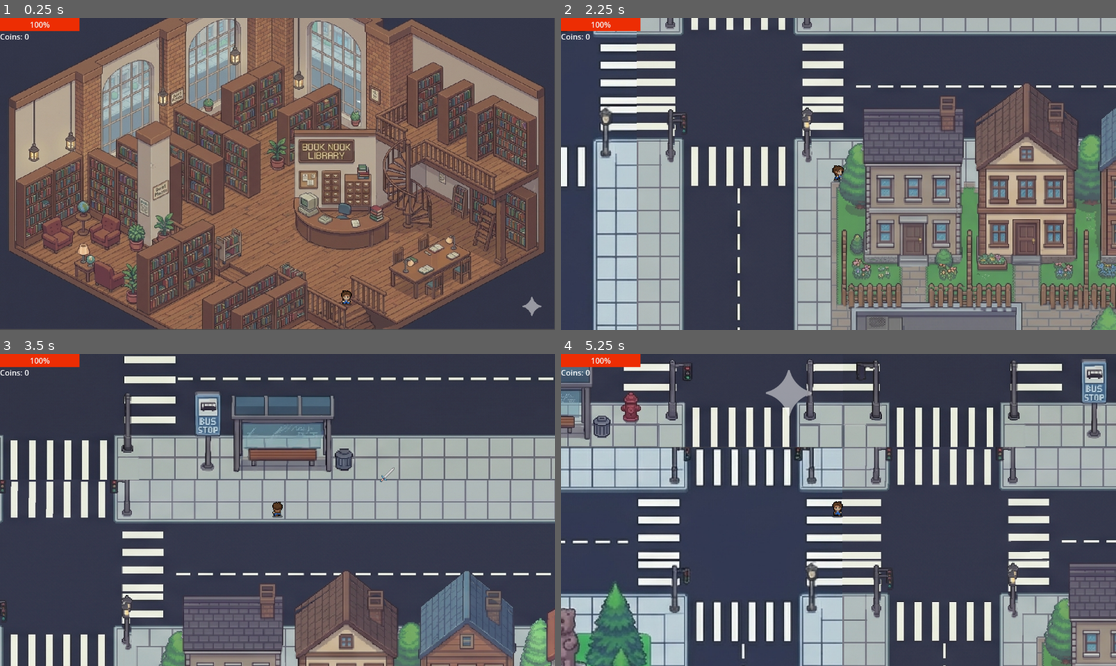
Above: before the commit, frames 1-4 (two rows, left to right).
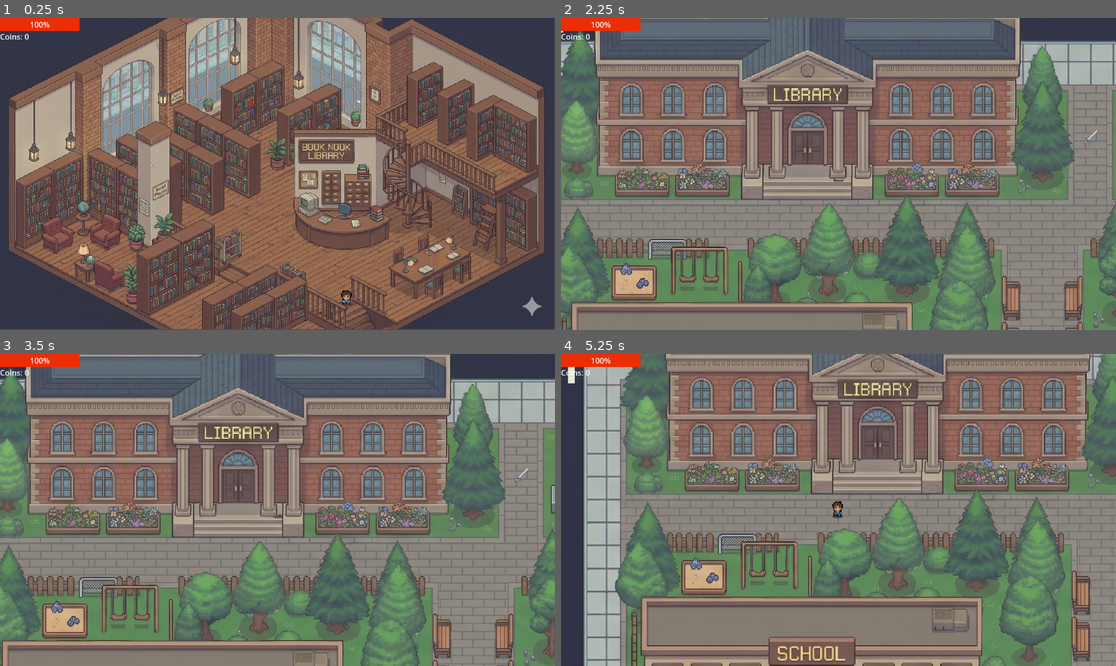
Above: after the commit, the same moments.

Repository: ivachqq/Nyctophobia
Game: Godot game, scene res://scene/libery.tscn
Same seed, same stepped clock (60 frames per second), same inputs: the game is played once before the commit and once after it. This scene is started directly instead of the project's main scene.
Inputs (mouse positions are in pixels of both pictures, inside the frame that each line leads up to):
- Up to frame 1 (0.25 s): no input
- Up to frame 2 (2.25 s): tap Enter at 0.5, 2 s; move the mouse to (960, 158) at 0.52 s; press the mouse at (960, 158) at 0.53 s; hold D (right) 0.53-1.28 s; tap Space at 1.25 s; move the mouse to (727, 189) at 1.27 s; release the mouse at (727, 189) at 1.28 s; hold S (down) 1.28-2.03 s; click (727, 189) at 1.35 s; move the mouse to (894, 105) at 2.02 s; press the mouse at (894, 105) at 2.03 s; hold D (right) from 2.03 s (still down)
- Up to frame 3 (3.5 s): move the mouse to (249, 572) at 2.77 s; release D (right) at 2.78 s; release the mouse at (249, 572) at 2.78 s; hold W (up) from 2.78 s (still down); click (249, 572) at 2.85 s
- Up to frame 4 (5.25 s): move the mouse to (1005, 556) at 3.52 s; release W (up) at 3.53 s; press the mouse at (1005, 556) at 3.53 s; hold A (left) 3.53-5.03 s; move the mouse to (672, 463) at 4.27 s; release the mouse at (672, 463) at 4.28 s; click (672, 463) at 4.35 s; move the mouse to (866, 510) at 5.02 s; press the mouse at (866, 510) at 5.03 s; hold S (down) from 5.03 s (still down)

The runs differ from the first frame. In frame 1, less than 0.1% of the frame differs, in the area x 44-46%, y 25-29%; in frame 2, 89%; in frame 3, 93%; in frame 4, 95%, in the area x 0-100%, y 0-100%.

Commit message:
add

Diff:
--- a/global.gd
+++ b/global.gd
@@ -4,3 +4,5 @@
 var has_sword: bool = false
 var current_health: int = 3
 var target_door_name: String = ""
+var has_book: bool = false
+var talked: int = 0
--- a/scene/level_1.tscn
+++ b/scene/level_1.tscn
@@ -8,10 +8,13 @@
 [ext_resource type="PackedScene" uid="uid://cscn3h4abvnem" path="res://script/mob1.tscn" id="5_1gcq6"]
 [ext_resource type="Texture2D" uid="uid://bikno24rs11a6" path="res://animation/parkBack.png" id="6_lsoxn"]
 [ext_resource type="Texture2D" uid="uid://codv854eufjrx" path="res://animation/Gemini_Generated_Image_bmyl5bmyl5bmyl5b.png" id="6_x17xt"]
+[ext_resource type="Script" uid="uid://3l6sqgp64th7" path="res://scene/shake_camera.gd" id="7_tlh70"]
 [ext_resource type="Texture2D" uid="uid://cu8hrpgrl4utj" path="res://animation/Gemini_Generated_Image_mkdpwsmkdpwsmkdp.png" id="9_c1764"]
 [ext_resource type="Texture2D" uid="uid://45yma08kx83i" path="res://animation/backscool20.png" id="10_ri5j0"]
 [ext_resource type="Texture2D" uid="uid://xirg7qp21erf" path="res://animation/Gemini_Generated_Image_526cnn526cnn526c-edited-free (carve.photos).png" id="11_1gcq6"]
 [ext_resource type="PackedScene" uid="uid://dqii8jfppc3le" path="res://scene/weapon.tscn" id="12_a2j0k"]
+[ext_resource type="Script" uid="uid://prns8lw4qgs6" path="res://scene/mob_spawner.gd" id="13_i3j6g"]
+[ext_resource type="Script" uid="uid://c50c1fpb8rfne" path="res://scene/sword_randomizer.gd" id="15_hs4ge"]
 
 [node name="level_1" type="Node2D" unique_id=1515671889]
 position = Vector2(40, -3)
@@ -41,7 +44,6 @@
 position = Vector2(1473, -69)
 
 [node name="MobHealthBar" parent="mob" index="4" unique_id=208786265]
-top_level = false
 offset_left = -41.0
 offset_top = -33.0
 offset_right = 45.0
@@ -56,6 +58,7 @@
 limit_top = -1539
 limit_right = 2760
 limit_bottom = 1526
+script = ExtResource("7_tlh70")
 
 [node name="ParkBack" type="Sprite2D" parent="." unique_id=1742769747]
 position = Vector2(-1407.4999, 771.49994)
@@ -84,7 +87,7 @@
 
 [node name="portalLiberry" parent="." unique_id=929862773 instance=ExtResource("2_rpurj")]
 position = Vector2(893, -1018)
-target_level_path = ""
+target_level_path = "uid://dqd7s1jqu1bq6"
 
 [node name="portalLiberry2" parent="." unique_id=887859018 instance=ExtResource("2_rpurj")]
 position = Vector2(893, -1018)
@@ -568,11 +571,40 @@
 [node name="CollisionPolygon2D160" type="CollisionPolygon2D" parent="CollisionShape2D" unique_id=30719045]
 polygon = PackedVector2Array(2719, -1535, 2720, 1537, -2784, 1538, -2784, -1536, 2705, -1534, 2704, -1541, -2863, -1568, -2970, 1728, 3002, 1675, 2913, -1737, 2718, -1542)
 
-[node name="Area2D" parent="." unique_id=1255259538 instance=ExtResource("12_a2j0k")]
+[node name="SwordItem" parent="." unique_id=1255259538 instance=ExtResource("12_a2j0k")]
 position = Vector2(862, -9)
 
 [node name="SpawnFromBase" type="Marker2D" parent="." unique_id=71132853]
 position = Vector2(2164, -400)
 
+[node name="MobSpawner" type="Node2D" parent="." unique_id=1779725744]
+script = ExtResource("13_i3j6g")
+mob_scene = ExtResource("5_1gcq6")
+
+[node name="SpawnTimer" type="Timer" parent="MobSpawner" unique_id=1499888261]
+wait_time = 2.0
+autostart = true
+
+[node name="SpawnFromLibery" type="Marker2D" parent="." unique_id=893050885]
+position = Vector2(909, -955)
+
+[node name="SwordSpawnPoints" type="Node2D" parent="." unique_id=1401103431]
+script = ExtResource("15_hs4ge")
+
+[node name="Marker2D" type="Marker2D" parent="SwordSpawnPoints" unique_id=1901270357]
+position = Vector2(541, 1060)
+
+[node name="Marker2D2" type="Marker2D" parent="SwordSpawnPoints" unique_id=426347311]
+position = Vector2(1680, 1008)
+
+[node name="Marker2D3" type="Marker2D" parent="SwordSpawnPoints" unique_id=2086463792]
+position = Vector2(1493, -1032)
+
+[node name="Marker2D4" type="Marker2D" parent="SwordSpawnPoints" unique_id=30330644]
+position = Vector2(-2012, -846)
+
+[node name="Marker2D5" type="Marker2D" parent="SwordSpawnPoints" unique_id=1056640848]
+position = Vector2(-2013, 726)
+
 [editable path="mob"]
 [editable path="player"]
--- a/scene/libery.tscn
+++ b/scene/libery.tscn
@@ -4,6 +4,8 @@
 [ext_resource type="PackedScene" uid="uid://dp07sl4gefcbx" path="res://scene/player.tscn" id="2_2ya1j"]
 [ext_resource type="PackedScene" uid="uid://vvfctpqo65av" path="res://scene/portal.tscn" id="3_avwpl"]
 [ext_resource type="Texture2D" uid="uid://u17wlmsdwigd" path="res://animation/liberybackk.png" id="4_2ya1j"]
+[ext_resource type="Texture2D" uid="uid://crgj0d5b5rire" path="res://animation/book.png" id="5_avwpl"]
+[ext_resource type="PackedScene" uid="uid://bmll184rsv0f0" path="res://scene/quest_item.tscn" id="6_sthxy"]
 
 [node name="libery" type="Node2D" unique_id=83393765]
 
@@ -17,6 +19,7 @@
 
 [node name="portal" parent="." unique_id=413137148 instance=ExtResource("3_avwpl")]
 position = Vector2(753, 610)
+target_door_name = "SpawnFromLibery"
 
 [node name="Liberybackk" type="Sprite2D" parent="." unique_id=370370054]
 position = Vector2(575.49994, 323.00003)
@@ -57,3 +60,20 @@
 
 [node name="CollisionPolygon2D11" type="CollisionPolygon2D" parent="CollisionShape2D" unique_id=2001552665]
 polygon = PackedVector2Array(616, 361, 612, 303, 765, 273, 780, 288, 621, 371, 650, 378, 653, 366, 773, 360, 780, 359, 778, 367, 656, 377, 653, 380, 649, 380, 644, 380, 636, 379, 628, 378, 619, 376, 614, 375, 615, 361)
+
+[node name="Book" type="Sprite2D" parent="CollisionShape2D" unique_id=346794363]
+visible = false
+position = Vector2(550, 200.5)
+scale = Vector2(0.038999997, 0.0385)
+texture = ExtResource("5_avwpl")
+
+[node name="QuestItem" parent="." unique_id=1649086472 instance=ExtResource("6_sthxy")]
+
+[node name="Sprite2D" parent="QuestItem" index="0" unique_id=245574874]
+position = Vector2(551, 202)
+scale = Vector2(0.04, 0.04)
+
+[node name="CollisionShape2D" parent="QuestItem" index="1" unique_id=1102266922]
+position = Vector2(521, 180)
+
+[editable path="QuestItem"]
--- /dev/null
+++ b/scene/mob_spawner.gd
@@ -0,0 +1,31 @@
+extends Node2D
+
+@export var mob_scene: PackedScene
+@export var max_mobs: int = 10
+@onready var spawn_timer: Timer = $SpawnTimer
+func _ready() -> void:
+	spawn_timer.timeout.connect(_on_spawn_timer_timeout)
+	spawn_mobs_if_needed()
+
+func _on_spawn_timer_timeout() -> void:
+	spawn_mobs_if_needed()
+
+func spawn_mobs_if_needed():
+	var current_mobs = get_tree().get_nodes_in_group("mobs").size()
+	while current_mobs < max_mobs:
+		spawn_single_mob()
+		current_mobs += 1
+
+func spawn_single_mob():
+	if not mob_scene: return
+	var mob = mob_scene.instantiate()
+	mob.add_to_group("mobs")
+	mob.global_position = get_spawn_position()
+
+	get_parent().call_deferred("add_child", mob)
+
+func get_spawn_position() -> Vector2:
+	var markers: Array = []
+
+	var random_offset = Vector2(randf_range(-2700, 1500), randf_range(-500, 500))
+	return global_position + random_offset
--- a/scene/nps.gd
+++ b/scene/nps.gd
@@ -1,11 +1,13 @@
 extends Area2D
 
 var has_talked = false
-
+var coins = 0
+var talked = 0
 func _on_body_entered(body: Node2D) -> void:
 
 	if body.name.to_lower() == "player":
-		if not has_talked:
+		print(coins)
+		if (Global.coins < 5) and ((Global.talked == 0) or(Global.talked == 1)):
 			var story = [
 				"Привет! Ого, как ты тут оказался?
 				Редко кто заходит а наш город
@@ -17,19 +19,65 @@
 				"В нашем городе где-то лежит мечь,
 				с ним ты сможешь атаковать врагов",
 				"А с врагов падают монеты",
-				"Собери 20 монет,
-				тогда может я помогу тебе"
+				"Собери 5 монет,
+				тогда я помогу тебе",
+				"но учти, после смерти,ты потеряешь все:
+				и мечь и монеты, будь акуратен",
+				"мечь появляется каждый раз в новых местах",
+				"подсказка: атаковать ЛКМ"
+			]
+			Global.talked = 1
+			body.start_dialogue(story)
+
+		if (Global.coins >=5 and Global.talked == 1):
+			var story = [
+				"Уже собрал???",
+				"Хорошо, Сейчас скажу где находится первая деталь,
+				необходимая для твоего спасения",
+				"Найди справочник по нашему городу",
+				"Подсказка: это ярко красная книга",
 			]
 			body.start_dialogue(story)
-			has_talked = true
-		else:
+			body.coins = 0
+			body.update_ui()
+			Global.talked = 2
+
+		if Global.talked == 2 and Global.has_book == false:
 			var story = [
-				"Уже собрал???",
-				"Хорошо, но есть еще одна просьба",
-				"Найди в библиотеке справочник по мобам",
-				"Он будет отличаться от остальных книг"
+				"Напоминаю нужна книга",
+				"Красная",
 			]
 			body.start_dialogue(story)
+
+
+		if (Global.talked == 2) and (Global.has_book == true):
+			var story = [
+				"Молодец у тебя теперь есть первая деталь,
+				необходимая для твоего спасения",
+				"Но то, где находится следующая, я скажу тебе
+				за 5 монет",
+				"Поэтому в путь",
+			]
+			Global.talked = 3
+			body.start_dialogue(story)
+
+
+
+		if (Global.talked == 3) and (Global.coins <5):
+			var story = [
+				"5 монет надо",
+			]
+			body.start_dialogue(story)
+
+		if (Global.talked == 3) and (Global.coins <=5):
+			var story = [
+				"о молодец, следующая деталь это цветок, найти его",
+				"подсказка: он ярко фиолетовый"
+			]
+			body.start_dialogue(story)
+			body.coins = 0
+			body.update_ui()
+
 
 func _on_body_exited(body: Node2D) -> void:
 	if body.name.to_lower() == "player":
--- a/scene/player.tscn
+++ b/scene/player.tscn
@@ -3,6 +3,7 @@
 [ext_resource type="Script" uid="uid://dyinut40ngu8w" path="res://script/player.gd" id="1_hjaqi"]
 [ext_resource type="Texture2D" uid="uid://ctw6bsy1u33ua" path="res://animation/player.png" id="2_fvtld"]
 [ext_resource type="Texture2D" uid="uid://btal3nv8bma4d" path="res://animation/weapon03longsword.png" id="3_fvtld"]
+[ext_resource type="Texture2D" uid="uid://dd1v4myssmowq" path="res://animation/book icon2.png" id="4_ct4mp"]
 
 [sub_resource type="AtlasTexture" id="AtlasTexture_ct4mp"]
 atlas = ExtResource("2_fvtld")
@@ -392,6 +393,15 @@
 offset_bottom = 64.0
 metadata/_edit_use_anchors_ = true
 
+[node name="BookIcon" type="TextureRect" parent="CanvasLayer" unique_id=2008544428]
+modulate = Color(1, 1, 1, 0)
+offset_left = -259.0
+offset_top = 50.0
+offset_right = 367.0
+offset_bottom = 410.0
+texture = ExtResource("4_ct4mp")
+metadata/_edit_use_anchors_ = true
+
 [node name="AttackZone" type="Area2D" parent="." unique_id=1746536382]
 collision_layer = 4
 collision_mask = 4
--- /dev/null
+++ b/scene/quest_item.gd
@@ -0,0 +1,35 @@
+extends Area2D
+@export var item_id: String = "book"
+
+var is_player_near: bool = false
+
+func _ready() -> void:
+	if item_id == "book" and Global.has_book:
+		queue_free()
+
+	body_entered.connect(_on_body_entered)
+	body_exited.connect(_on_body_exited)
+	input_event.connect(_on_input_event)
+
+
+func _on_body_entered(body: Node2D) -> void:
+	if body.name == "player" or body.is_in_group("player"):
+		is_player_near = true
+
+func _on_body_exited(body: Node2D) -> void:
+	if body.name == "player" or body.is_in_group("player"):
+		is_player_near = false
+
+func _on_input_event(viewport: Node, event: InputEvent, shape_idx: int) -> void:
+	if is_player_near and event is InputEventMouseButton and event.button_index == MOUSE_BUTTON_LEFT and event.pressed:
+		pick_up_item()
+
+func pick_up_item():
+
+	if item_id == "book":
+		Global.has_book = true
+	var player = get_tree().current_scene.find_child("player", true, false)
+	if player and player.has_method("update_ui"):
+		player.update_ui()
+
+	queue_free()
--- /dev/null
+++ b/scene/quest_item.tscn
@@ -0,0 +1,18 @@
+[gd_scene format=3 uid="uid://bmll184rsv0f0"]
+
+[ext_resource type="Script" uid="uid://d0qg1pi1qgj7w" path="res://scene/quest_item.gd" id="1_a1mwg"]
+[ext_resource type="Texture2D" uid="uid://crgj0d5b5rire" path="res://animation/book.png" id="2_an5x4"]
+
+[sub_resource type="CircleShape2D" id="CircleShape2D_cb5yq"]
+radius = 84.20214
+
+[node name="QuestItem" type="Area2D" unique_id=1649086472]
+script = ExtResource("1_a1mwg")
+
+[node name="Sprite2D" type="Sprite2D" parent="." unique_id=245574874]
+position = Vector2(907, 958)
+texture = ExtResource("2_an5x4")
+
+[node name="CollisionShape2D" type="CollisionShape2D" parent="." unique_id=1102266922]
+position = Vector2(3, 1)
+shape = SubResource("CircleShape2D_cb5yq")
--- /dev/null
+++ b/scene/shake_camera.gd
@@ -0,0 +1,19 @@
+extends Camera2D
+
+var shake_intensity: float = 0.0
+var shake_decay: float = 30.0
+
+func _process(delta: float) -> void:
+	if shake_intensity > 0:
+		shake_intensity = move_toward(shake_intensity, 0.0, shake_decay * delta)
+
+		var random_offset = Vector2(
+			randf_range(-shake_intensity, shake_intensity),
+			randf_range(-shake_intensity, shake_intensity)
+		)
+		offset = random_offset
+	else:
+		offset = Vector2.ZERO
+
+func shake(intensity: float):
+	shake_intensity = intensity
--- /dev/null
+++ b/scene/sword_randomizer.gd
@@ -0,0 +1,20 @@
+extends Node2D
+
+func _ready() -> void:
+	if Global.has_sword:
+		var sword = get_parent().find_child("SwordItem", true, false)
+		if sword:
+			sword.queue_free()
+		queue_free()
+		return
+
+	var markers: Array = []
+	for child in get_children():
+		if child is Marker2D:
+			markers.append(child)
+
+	if markers.size() > 0:
+		var sword = get_parent().find_child("SwordItem", true, false)
+		if sword:
+			var random_marker = markers[randi() % markers.size()]
+			sword.global_position = random_marker.global_position
--- a/scene/world.tscn
+++ b/scene/world.tscn
@@ -633,7 +633,7 @@
 texture = ExtResource("2_m5mgf")
 
 [node name="player" parent="." unique_id=1079785783 instance=ExtResource("1_pjass")]
-position = Vector2(514, 146)
+position = Vector2(185, 203)
 
 [node name="Camera2D" type="Camera2D" parent="player" unique_id=790593262]
 zoom = Vector2(2.5, 2.5)
--- a/script/mob.gd
+++ b/script/mob.gd
@@ -16,6 +16,11 @@
 	hp_bar.value = hp
 	if hp <= 0:
 		die()
+
+
+func _ready() -> void:
+	hp_bar.max_value = 3
+	hp_bar.value = hp
 
 func die():
 	spawn_coin()
--- a/script/mob1.tscn
+++ b/script/mob1.tscn
@@ -154,7 +154,7 @@
 
 [node name="mob" type="CharacterBody2D" unique_id=876670029]
 collision_layer = 4
-collision_mask = 4
+collision_mask = 5
 script = ExtResource("1_jxwvr")
 
 [node name="AnimatedSprite2D" type="AnimatedSprite2D" parent="." unique_id=1195325703]
@@ -181,7 +181,6 @@
 one_shot = true
 
 [node name="MobHealthBar" type="ProgressBar" parent="." unique_id=208786265]
-top_level = true
 offset_left = -43.0
 offset_top = -35.0
 offset_right = 43.0
--- a/script/player.gd
+++ b/script/player.gd
@@ -1,4 +1,6 @@
 extends CharacterBody2D
+
+@onready var book_icon = $CanvasLayer/BookIcon
 
 enum { DOWN, UP, LEFT, RIGHT }
 @onready var health_bar = $CanvasLayer/HealthBar
@@ -47,9 +49,6 @@
 		is_attacking = false
 		$AttackZone.monitoring = false
 
-#func _ready():
-	#health_bar.max_value = max_health
-	#health_bar.value = current_health
 func _ready():
 	coins = Global.coins
 	has_sword = Global.has_sword
@@ -58,6 +57,10 @@
 	health_bar.max_value = max_health
 	health_bar.value = current_health
 	update_ui()
+
+	if Global.has_book:
+		book_icon.modulate.a = 1.0
+
 
 	if Global.target_door_name != "":
 		var spawn_point = get_tree().current_scene.find_child(Global.target_door_name, true, false)
@@ -68,6 +71,7 @@
 	health_bar.max_value = max_health
 	health_bar.value = current_health
 
+	$Camera2D.shake(15.0)
 	var final_damage = amount - armor
 	if final_damage < 0: final_damage = 0
 
@@ -78,32 +82,26 @@
 
 	if current_health <= 0:
 		die()
-#func take_damage(amount: int):
-	#health_bar.max_value = max_health
-	#health_bar.value = current_health
-	#var final_damage = amount - armor
-	#if final_damage < 0: final_damage = 0
-	#
-	#current_health -= final_damage
-	#health_bar.value = current_health
-	#if current_health <= 0:
-		#die()
+
+
 func die():
+	Global.coins = 0
 	Global.current_health = max_health
+	Global.target_door_name = ""
+	Global.has_sword = false
+	Global.has_book = false
 	get_tree().change_scene_to_file("res://scene/world.tscn")
-#func die():
-	#get_tree().change_scene_to_file("res://scene/world.tscn")
+
 func update_ui():
+
+	if Global.has_book:
+		book_icon.modulate.a = 1.0
 	coin_label.text = "Coins: " + str(coins)
 	if has_sword:
 		sword_icon.modulate.a = 1.0
 
 	Global.coins = coins
 	Global.has_sword = has_sword
-#func update_ui():
-	#coin_label.text = "Coins: " + str(coins)
-	#if has_sword:
-		#sword_icon.modulate.a = 1.0
 
 func _physics_process(_delta: float) -> void:
 	velocity = Vector2.ZERO
@@ -179,7 +177,3 @@
 
 func show_dialogue(text_to_show: String):
 	start_dialogue([text_to_show])
-
-func _on_attack_zone_body_entered(body: Node2D) -> void:
-	if body.has_method("take_damage"):
-		body.take_damage(1)
--- a/script/portal.gd
+++ b/script/portal.gd
@@ -1,13 +1,3 @@
-#extends Area2D
-#
-#@export_file("*.tscn") var target_level_path: String
-#
-#func _on_body_entered(body: Node2D) -> void:
-	#if body.name == "player":
-		#if target_level_path != "":
-			#get_tree().change_scene_to_file(target_level_path)
-		#else:
-			#print("Ошибка: путь к уровню не задан!")
 extends Area2D
 
 @export_file("*.tscn") var target_level_path: String
@@ -24,5 +14,3 @@
 			Global.target_door_name = target_door_name
 
 			get_tree().call_deferred("change_scene_to_file", target_level_path)
-		else:
-			print("Ошибка: путь к уровню не задан!")
Binary file added: animation/book icon.png
Not shown, added: animation/book icon.png.import
Binary file added: animation/book icon1.png
Not shown, added: animation/book icon1.png.import
Binary file added: animation/book icon2.png
Not shown, added: animation/book icon2.png.import
Binary file added: animation/book.png
Not shown, added: animation/book.png.import
Not shown, added: scene/mob_spawner.gd.uid
Not shown, added: scene/quest_item.gd.uid
Not shown, added: scene/shake_camera.gd.uid
Not shown, added: scene/sword_randomizer.gd.uid
